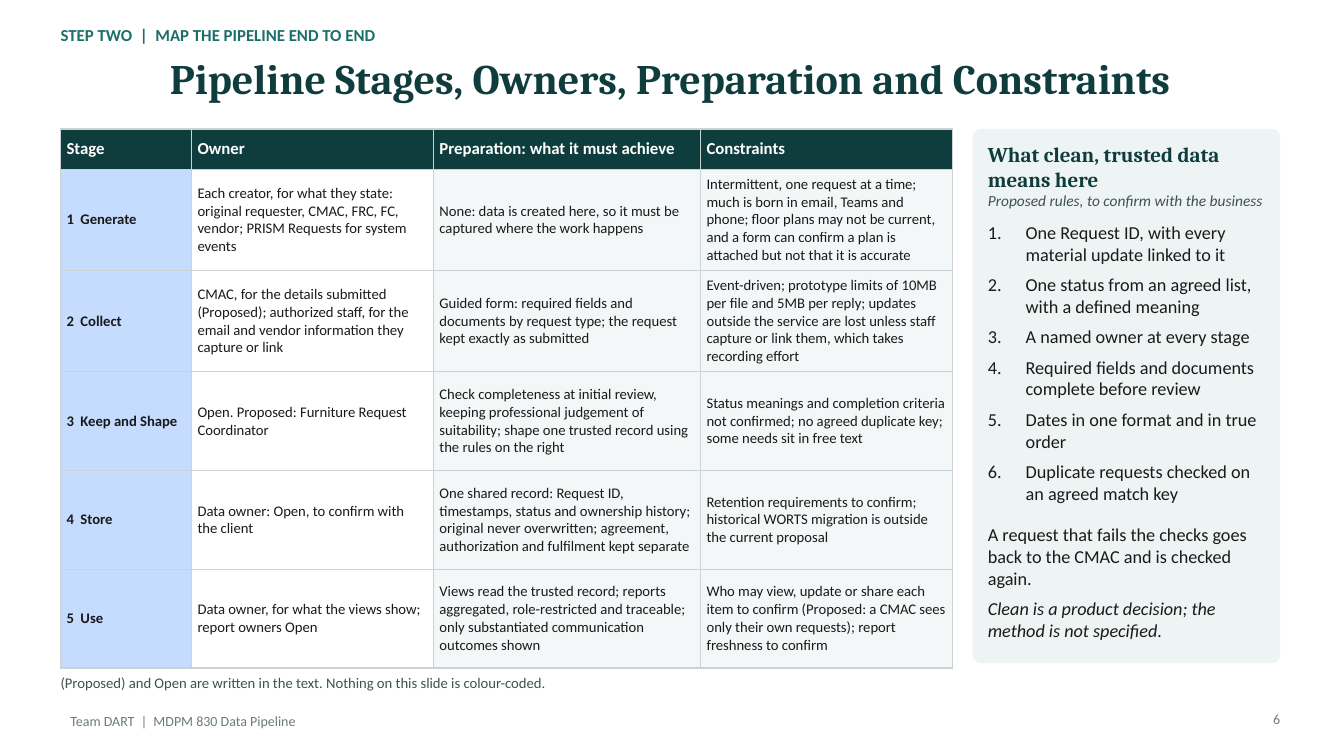
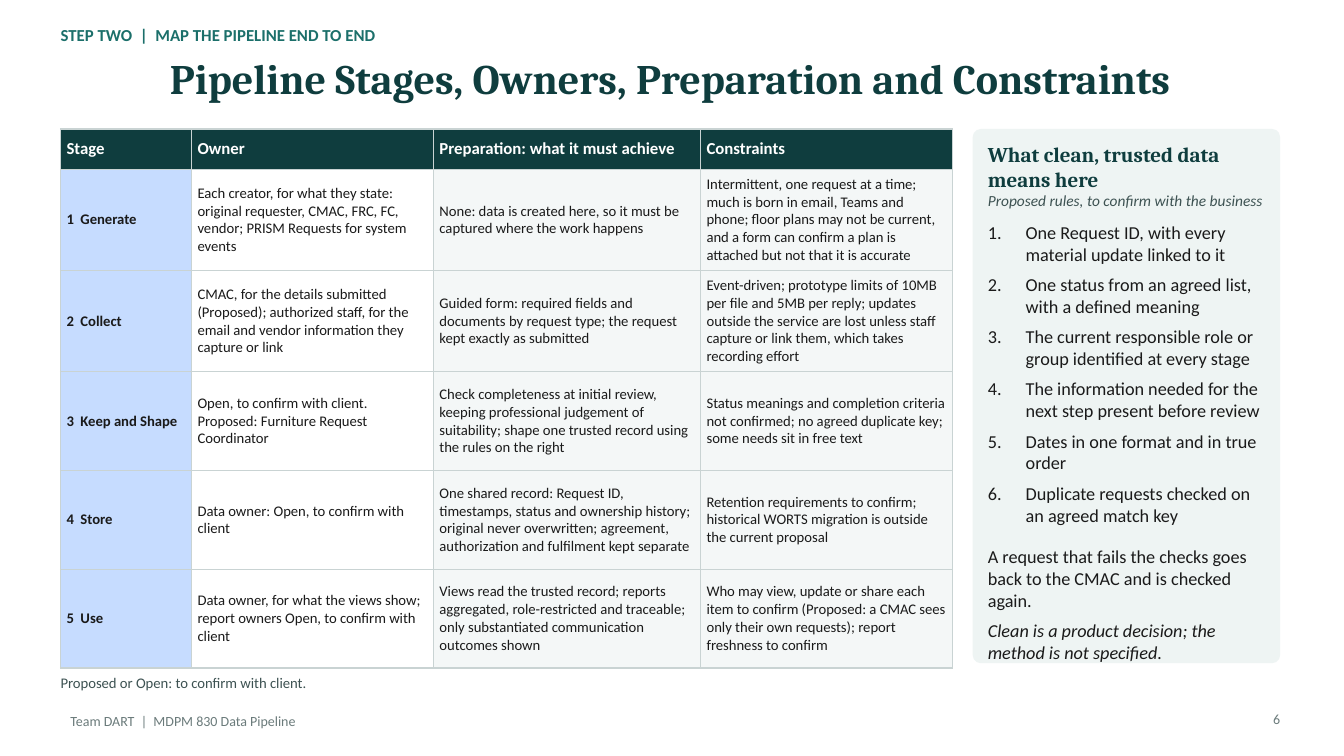
Before and after one commit to teminicrownpro-max/Adekunle-Adeniji, a slide deck: slide 6 of MDPM 830/Data Pipeline/TeamDART_MDPM830_Data_Pipeline_Team_Ade_slides_updated.pptx. Drawn at 1344x756 pixels with LibreOffice and Linux fonts; fonts in the diff are those of the drawing. Boxes give left, top, right and bottom in pixels: in the first picture for what was removed or moved away, otherwise in the second. Text is boxed around its words. In the diff, an @@ line names an element or a change of style, - is before the commit and + after.

```diff
--- a/MDPM 830/Data Pipeline/TeamDART_MDPM830_Data_Pipeline_Team_Ade_slides_updated.pptx
+++ b/MDPM 830/Data Pipeline/TeamDART_MDPM830_Data_Pipeline_Team_Ade_slides_updated.pptx
@@ table at bbox=[60, 129, 953, 654] @@
-row 4, column 2: Open. Proposed: Furniture Request Coordinator
+row 4, column 2: Open, to confirm with client. Proposed: Furniture Request Coordinator
-row 5, column 2: Data owner: Open, to confirm with the client
+row 5, column 2: Data owner: Open, to confirm with client
-row 6, column 2: Data owner, for what the views show; report owners Open
+row 6, column 2: Data owner, for what the views show; report owners Open, to confirm with client
@@ text at bbox=[1026, 330, 1259, 420]: text changed @@
-3. A named owner at every stage
-4. Required fields and documents complete before review
+3. The current responsible role or group identified at every stage
+4. The information needed for the next step present before review
@@ text at bbox=[61, 678, 306, 691]: text changed @@
-(Proposed) and Open are written in the text. Nothing on this slide is colour-coded.
+Proposed or Open: to confirm with client.
```
Also in this commit, not shown: 1 other slide changed, 3 other files.
